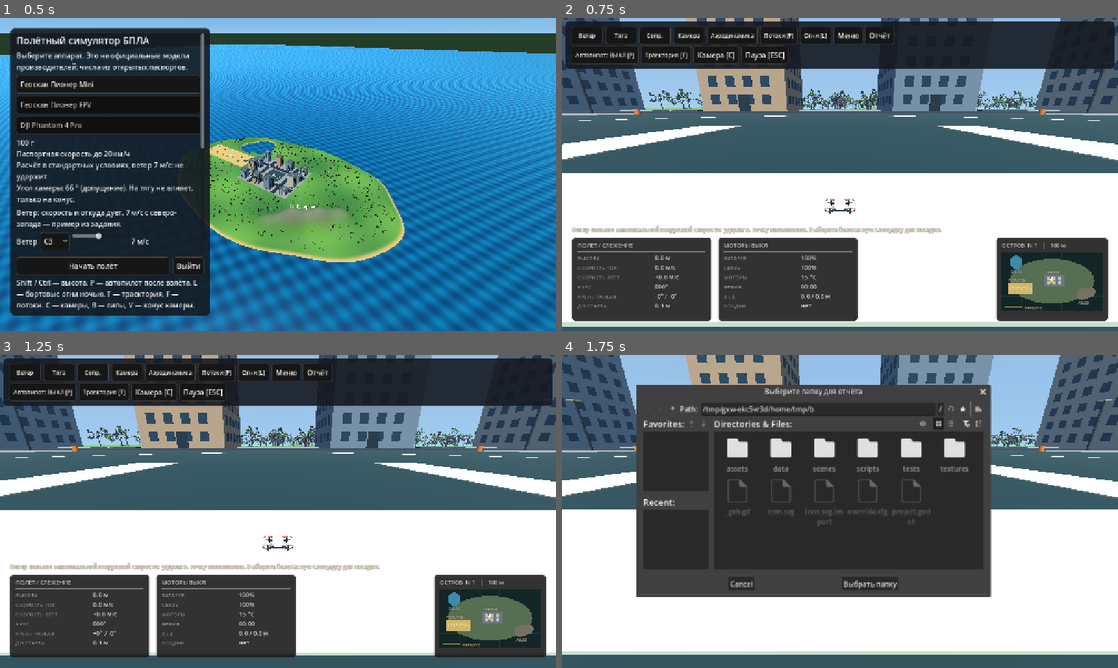
Above: before the commit, frames 1-4 (two rows, left to right).
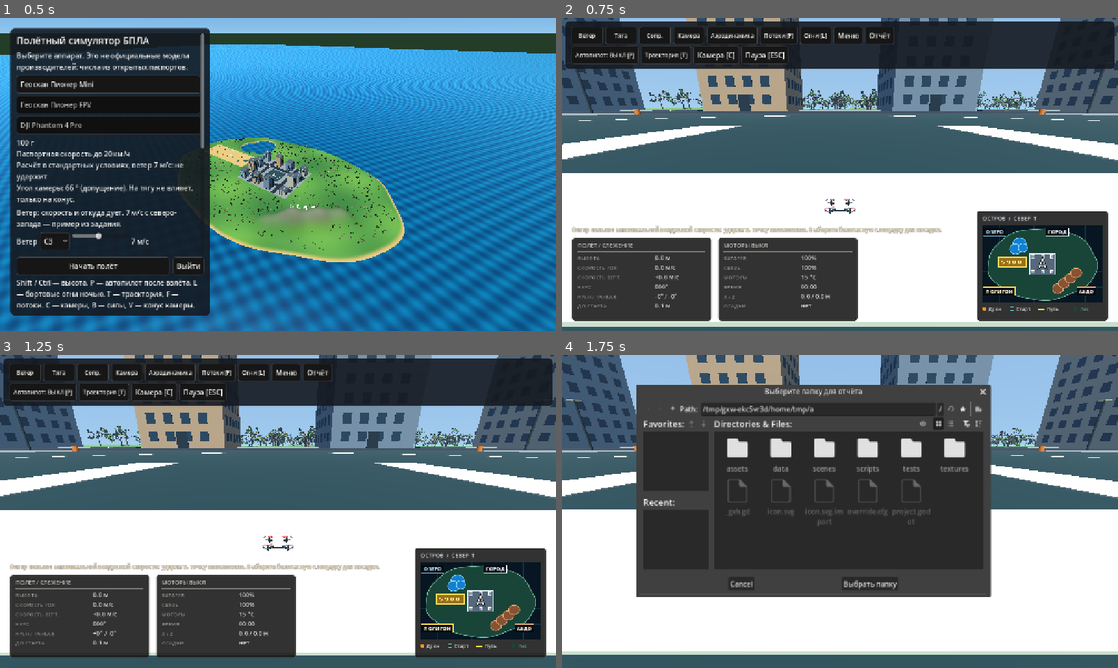
Above: after the commit, the same moments.

Repository: Melkor-code/infoteh
Game: Godot game, scene res://scenes/main.tscn
The game is run twice, just before and just after one commit, with the same random seed, the same clock (stepped at 60 frames per second) and the same inputs.
Inputs:
- Up to frame 1 (0.5 s): no input
- Up to frame 2 (0.75 s): click "Начать полёт" at 0.5 s
- Up to frame 3 (1.25 s): no input
- Up to frame 4 (1.75 s): click "Отчёт" at 1.25 s

Frame 1 is identical in both runs. In frame 2, 7.0% of the frame differs, in the area x 74-99%, y 61-97%; in frame 3, 7.0%; in frame 4, less than 0.1%.

Commit message:
Use native report folder picker and improve minimap

Diff:
--- a/scripts/app.gd
+++ b/scripts/app.gd
@@ -848,6 +848,8 @@
 		report_dialog = FileDialog.new()
 		report_dialog.file_mode = FileDialog.FILE_MODE_OPEN_DIR
 		report_dialog.access = FileDialog.ACCESS_FILESYSTEM
+		report_dialog.use_native_dialog = true
+		report_dialog.current_dir = OS.get_system_dir(OS.SYSTEM_DIR_DOCUMENTS)
 		report_dialog.title = "Выберите папку для отчёта"
 		report_dialog.ok_button_text = "Выбрать папку"
 		report_dialog.dir_selected.connect(_write_report)
--- a/scripts/interface_hud.gd
+++ b/scripts/interface_hud.gd
@@ -26,7 +26,7 @@
 	var s: float = minf(hud_scale, minf(view.x / 1100.0, view.y / 620.0))
 	var left := Rect2(24, view.y - 214 * s, 320 * s, 190 * s)
 	var right := Rect2(360 * s, view.y - 214 * s, 320 * s, 190 * s)
-	var map := Rect2(view.x - 280 * s, view.y - 214 * s, 256 * s, 190 * s)
+	var map := Rect2(view.x - 324 * s, view.y - 276 * s, 300 * s, 252 * s)
 	draw_style_box(UiSkin.panel(0.86), left)
 	draw_style_box(UiSkin.panel(0.86), right)
 	draw_style_box(UiSkin.panel(0.86), map)
@@ -46,56 +46,104 @@
 		_text(str(rows[i][0]), Vector2(rect.position.x + 12 * s, y), int(12 * s), Color("#9e9e9a"))
 		_text(str(rows[i][1]), Vector2(rect.end.x - 130 * s, y), int(14 * s))
 
+func _map_point(area: Rect2, point: Vector3) -> Vector2:
+	return area.position + Vector2((point.x + 340.0) / 680.0, (point.z + 225.0) / 450.0) * area.size
+
+
+func _map_boundary(area: Rect2, points: PackedVector3Array, fill: Color, edge: Color, s: float) -> void:
+	var outline := PackedVector2Array()
+	for point in points:
+		outline.append(_map_point(area, point))
+	draw_colored_polygon(outline, fill)
+	outline.append(outline[0])
+	draw_polyline(outline, edge, 1.5 * s, true)
+
+
+func _map_label(value: String, point: Vector2, color: Color, s: float) -> void:
+	var fs := int(12 * s)
+	var width := font.get_string_size(value, HORIZONTAL_ALIGNMENT_LEFT, -1, fs).x
+	var background := Rect2(point - Vector2(5 * s, 14 * s), Vector2(width + 10 * s, 20 * s))
+	draw_rect(background, Color(0.02, 0.04, 0.07, 0.94))
+	draw_rect(background, color, false, s)
+	draw_string_outline(font, point, value, HORIZONTAL_ALIGNMENT_LEFT, -1, fs, 1, color)
+	draw_string(font, point, value, HORIZONTAL_ALIGNMENT_LEFT, -1, fs, Color.WHITE)
+
+
 func _draw_map(rect: Rect2, s: float) -> void:
-	_text("ОСТРОВ  N ↑   |   100 м", rect.position + Vector2(12, 22) * s, int(13 * s), Color("#c8c8c4"))
-	var area := Rect2(rect.position + Vector2(12, 32) * s, Vector2(232, 135) * s)
-	draw_rect(area, Color("#132527"))
-	for x in range(1, 5):
-		var gx := area.position.x + area.size.x * float(x) / 5.0
-		draw_line(Vector2(gx, area.position.y), Vector2(gx, area.end.y), Color(0.35, 0.55, 0.56, 0.16), 1.0)
-	for y in range(1, 4):
-		var gy := area.position.y + area.size.y * float(y) / 4.0
-		draw_line(Vector2(area.position.x, gy), Vector2(area.end.x, gy), Color(0.35, 0.55, 0.56, 0.16), 1.0)
-	var island := PackedVector2Array()
-	for i in 32:
-		var a: float = TAU * i / 32.0
-		island.append(area.get_center() + Vector2(cos(a) * area.size.x * 0.42, sin(a) * area.size.y * 0.38))
-	draw_colored_polygon(island, Color("#566e51"))
-	# Карта показывает реальные зоны полигона, города, озера и холмов.
-	var city := Rect2(area.position + Vector2(99, 53) * s, Vector2(45, 28) * s)
-	draw_rect(city, Color("#6f7780"), true)
-	for x in range(3):
-		for y in range(2):
-			draw_rect(Rect2(city.position + Vector2(5 + x * 13, 5 + y * 10) * s, Vector2(8, 6) * s), Color("#b9c1c4"), true)
-	_text("ГОРОД", city.position + Vector2(2, -3) * s, int(9 * s), Color("#e5e8d5"))
-	var lake := area.position + Vector2(34, 24) * s
-	draw_circle(lake, 15 * s, Color("#398cb0"))
-	_text("ОЗЕРО", lake + Vector2(-13, 25) * s, int(8 * s), Color("#b9d9df"))
-	var course := Rect2(area.position + Vector2(14, 72) * s, Vector2(56, 25) * s)
-	draw_rect(course, Color("#d2b66b"), true)
-	for x in range(4):
-		draw_circle(course.position + Vector2(10 + x * 13, 12) * s, 4 * s, Color("#efe3a0"), false, 1.5 * s)
-	_text("ПОЛИГОН", course.position + Vector2(2, -3) * s, int(8 * s), Color("#f1dfae"))
-	var hills := area.position + Vector2(185, 98) * s
-	for i in range(3):
-		draw_circle(hills + Vector2(i * 10, -i * 3) * s, (13 - i) * s, Color("#777064"))
-	_text("АБДО", hills + Vector2(-8, 22) * s, int(9 * s), Color("#eee4c5"))
-	var p: Vector3 = snapshot.position
-	var dot := area.get_center() + Vector2(p.x / 310.0 * area.size.x * 0.42, p.z / 210.0 * area.size.y * 0.38)
-	var home := area.get_center() + Vector2(snapshot.home.x / 310.0 * area.size.x * 0.42, snapshot.home.z / 210.0 * area.size.y * 0.38)
-	draw_rect(Rect2(home - Vector2(4, 4), Vector2(8, 8)), Color.WHITE, false, 1.5)
-	draw_circle(dot, 5, Color("#e3b54c"))
-	var d := Vector2(snapshot.forward.x, snapshot.forward.z).normalized() * 11
-	draw_line(dot, dot + d, Color.WHITE, 2)
+	_text("ОСТРОВ  /  СЕВЕР ↑", rect.position + Vector2(12, 22) * s, int(13 * s), Color("#e5edf7"))
+	var area := Rect2(rect.position + Vector2(12, 34) * s, Vector2(276, 176) * s)
+	draw_rect(area, Color("#071622"))
+	for x in range(1, 7):
+		var gx := area.position.x + area.size.x * float(x) / 7.0
+		draw_line(Vector2(gx, area.position.y), Vector2(gx, area.end.y), Color("#163243"), s)
+	for y in range(1, 5):
+		var gy := area.position.y + area.size.y * float(y) / 5.0
+		draw_line(Vector2(area.position.x, gy), Vector2(area.end.x, gy), Color("#163243"), s)
+	var island := PackedVector3Array()
+	for i in 96:
+		var angle: float = TAU * i / 96.0
+		var radius := 1.0 + 0.016 * sin(angle * 5.0) + 0.01 * cos(angle * 9.0)
+		island.append(Vector3(cos(angle) * 310 * radius, 0, sin(angle) * 210 * radius))
+	_map_boundary(area, island, Color("#194538"), Color("#72b59b"), s)
+	var field = app.field
+	for i in field.LAKE_CENTERS.size():
+		var lake := PackedVector3Array()
+		for j in 32:
+			var angle: float = TAU * j / 32.0
+			lake.append(field.LAKE_CENTERS[i] + Vector3(cos(angle), 0, sin(angle)) * field.LAKE_RADII[i])
+		_map_boundary(area, lake, Color("#147fd1"), Color("#86d8ff"), s)
+	var city := Rect2(_map_point(area, Vector3(-72, 0, -60)), _map_point(area, Vector3(72, 0, 60)) - _map_point(area, Vector3(-72, 0, -60)))
+	draw_rect(city, Color("#56697b"))
+	draw_rect(city, Color("#e2edf7"), false, 1.5 * s)
+	for x in [-54, 0, 54]:
+		for z in [-45, 45]:
+			var building := Rect2(_map_point(area, Vector3(x - 8, 0, z - 8)), Vector2(7, 7) * s)
+			draw_rect(building, Color("#8b9cae"))
+			draw_rect(building, Color.WHITE, false, s)
+	var course := Rect2(_map_point(area, Vector3(-250, 0, -40)), _map_point(area, Vector3(-94, 0, 20)) - _map_point(area, Vector3(-250, 0, -40)))
+	draw_rect(course, Color("#9a7019"))
+	draw_rect(course, Color("#ffdd55"), false, 2 * s)
+	for i in 4:
+		draw_circle(course.position + Vector2(10 + i * 13, 12) * s, 3 * s, Color("#ffed92"), false, s)
+	for hill in field.HILLS:
+		var outline := PackedVector3Array()
+		for j in 24:
+			var angle: float = TAU * j / 24.0
+			outline.append(hill + Vector3(cos(angle) * 31, 0, sin(angle) * 28))
+		_map_boundary(area, outline, Color("#885234"), Color("#e7a976"), s)
+	_map_label("ОЗЕРО", area.position + Vector2(8, 18) * s, Color("#86d8ff"), s)
+	_map_label("ГОРОД", area.position + Vector2(151, 18) * s, Color("#e2edf7"), s)
+	_map_label("ПОЛИГОН", area.position + Vector2(8, 155) * s, Color("#ffdd55"), s)
+	_map_label("АБДО", area.position + Vector2(222, 155) * s, Color("#e7a976"), s)
+	# Путь всегда поверх географических зон; сохраняем все его точки.
 	var route: Array = snapshot.get("route", [])
 	if route.size() > 1:
-		var previous := area.get_center() + Vector2(float(route[0].x) / 310.0 * area.size.x * 0.42, float(route[0].z) / 210.0 * area.size.y * 0.38)
-		for i in range(1, route.size(), 3):
-			var current := area.get_center() + Vector2(float(route[i].x) / 310.0 * area.size.x * 0.42, float(route[i].z) / 210.0 * area.size.y * 0.38)
-			draw_line(previous, current, Color("#e4b84d"), 1.5 * s)
-			previous = current
-	draw_line(area.position + Vector2(8, area.size.y - 7) * s, area.position + Vector2(48, area.size.y - 7) * s, Color("#e4b84d"), 2.0 * s)
-	_text("МАРШРУТ", area.position + Vector2(52, area.size.y - 3) * s, int(8 * s), Color("#d9c98a"))
+		var path := PackedVector2Array()
+		for point in route:
+			path.append(_map_point(area, point).clamp(area.position, area.end))
+		draw_polyline(path, Color("#071019"), 6 * s, true)
+		draw_polyline(path, Color.WHITE, 4 * s, true)
+		draw_polyline(path, Color("#ffe637"), 2.5 * s, true)
+	var home := _map_point(area, snapshot.home).clamp(area.position + Vector2.ONE * 8 * s, area.end - Vector2.ONE * 8 * s)
+	draw_rect(Rect2(home - Vector2.ONE * 6 * s, Vector2.ONE * 12 * s), Color("#071019"))
+	draw_rect(Rect2(home - Vector2.ONE * 5 * s, Vector2.ONE * 10 * s), Color("#5fefff"), false, 2 * s)
+	var dot := _map_point(area, snapshot.position).clamp(area.position + Vector2.ONE * 12 * s, area.end - Vector2.ONE * 12 * s)
+	var direction := Vector2(snapshot.forward.x, snapshot.forward.z).normalized()
+	var side := Vector2(-direction.y, direction.x)
+	var arrow := PackedVector2Array([dot + direction * 12 * s, dot - direction * 7 * s + side * 7 * s, dot - direction * 3 * s, dot - direction * 7 * s - side * 7 * s])
+	draw_colored_polygon(arrow, Color("#ff941c"))
+	arrow.append(arrow[0])
+	draw_polyline(arrow, Color("#071019"), 5 * s, true)
+	draw_polyline(arrow, Color.WHITE, 2 * s, true)
+	var legend := rect.position + Vector2(12, 230) * s
+	draw_circle(legend + Vector2(4, -4) * s, 4 * s, Color("#ff941c"))
+	_text("Дрон", legend + Vector2(14, 0) * s, int(11 * s))
+	draw_rect(Rect2(legend + Vector2(63, -9) * s, Vector2(8, 8) * s), Color("#5fefff"), false, s)
+	_text("Старт", legend + Vector2(78, 0) * s, int(11 * s))
+	draw_line(legend + Vector2(127, -4) * s, legend + Vector2(142, -4) * s, Color("#ffe637"), 3 * s)
+	_text("Путь", legend + Vector2(148, 0) * s, int(11 * s))
+	_text("Лес", legend + Vector2(225, 0) * s, int(11 * s), Color("#72b59b"))
+	draw_rect(Rect2(legend + Vector2(210, -9) * s, Vector2(8, 8) * s), Color("#194538"))
 
 func _draw_osd(view: Vector2, s: float) -> void:
 	var center := view * 0.5
